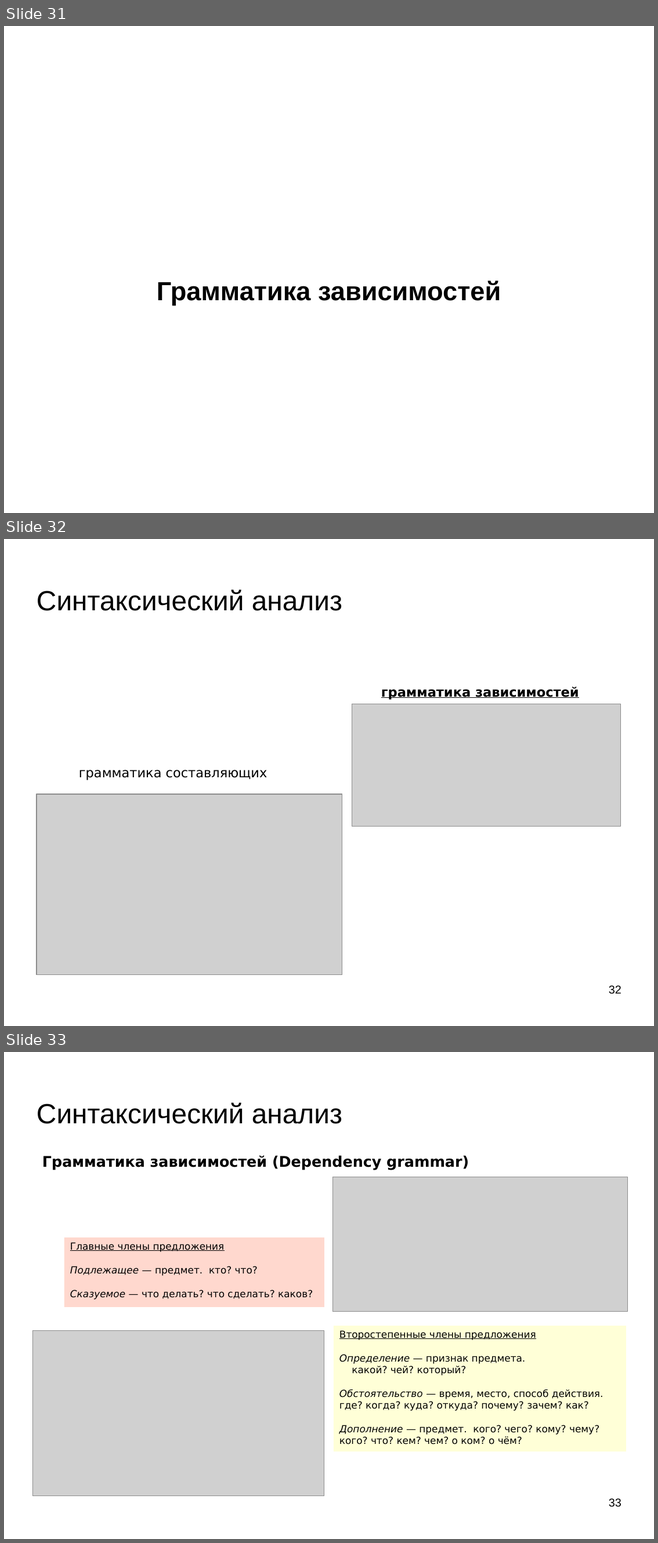
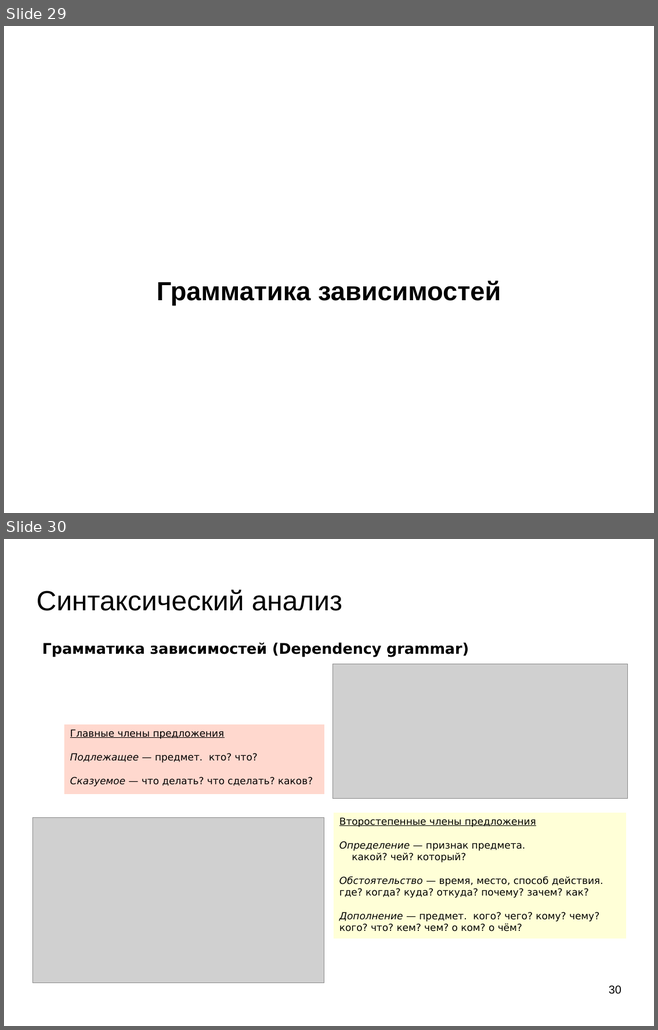
Before and after one commit to mechanoid5/ml_nlp_2025_I, a slide deck: 04-synt-grammar.odp. Shown one above the other, each under a label of ours: slides 31, 32 and 33 before the commit, slides 29 and 30 after it. The pictures are 658x1543 and 658x1030 pixels, drawn with LibreOffice and Linux fonts; fonts in the diff are those of the drawing; grey boxes stand for pictures; background and template pictures are left out. Boxes give left, top, right and bottom in pixels: in the first picture for what was removed or moved away, otherwise in the second. Text is boxed around its words. In the diff, an @@ line names an element or a change of style, - is before the commit and + after.

```diff
--- a/04-synt-grammar.odp
+++ b/04-synt-grammar.odp
@@ slide 32 removed at [4, 539, 654, 1026], background picture (left out) @@
@@ title removed at [36, 589, 342, 611] @@
-Синтаксический анализ
@@ text removed at [381, 686, 579, 700] @@
-грамматика зависимостей
@@ picture removed at [353, 704, 621, 827] @@
@@ text removed at [79, 770, 267, 780] @@
-грамматика составляющих
@@ picture removed at [36, 794, 342, 975] @@
@@ page number removed at [608, 986, 621, 994] @@
-32
@@ what was slide 31 is now slide 29 @@
@@ what was slide 33 is now slide 30 @@
@@ page number at [608, 986, 621, 994]: text changed @@
-33
+30
```
Also in this commit, not shown: 3 slides changed, 2 other slides removed, 10 other files.
